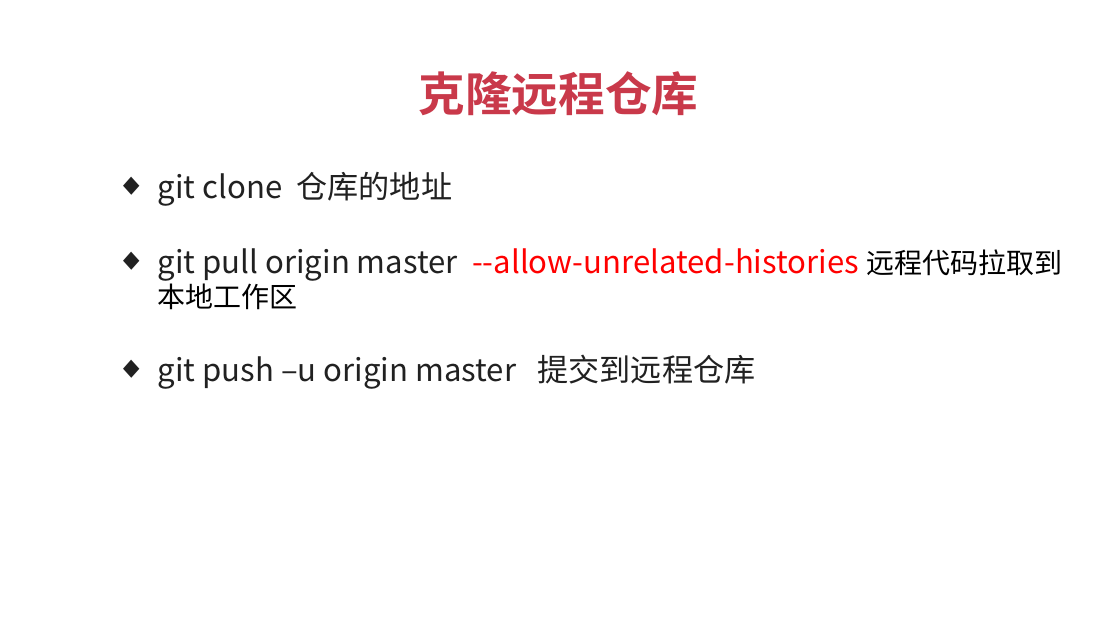
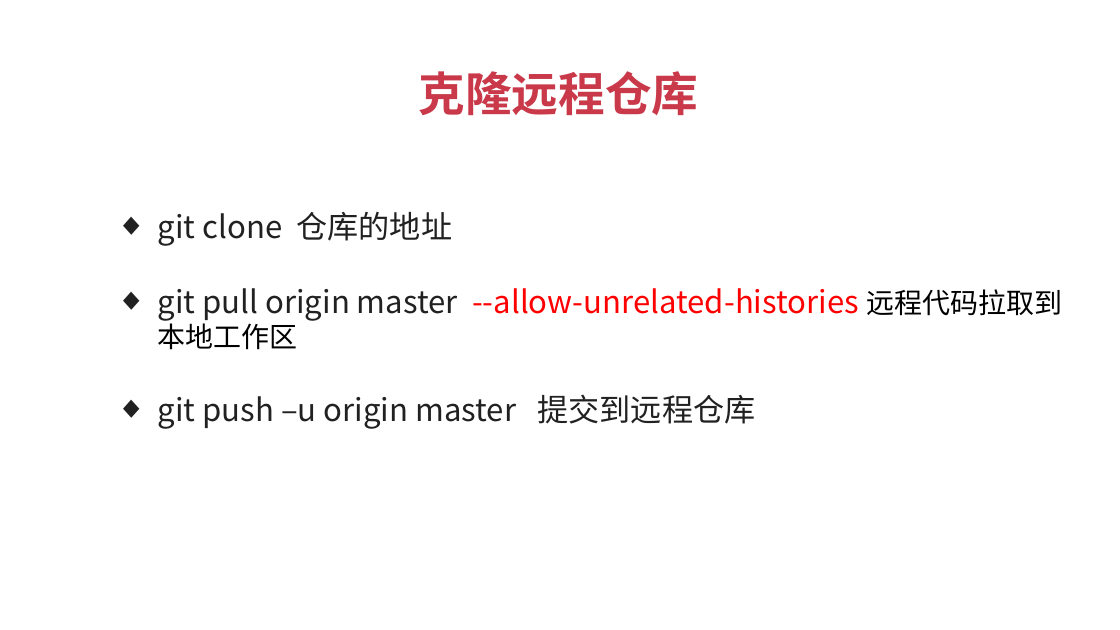
Before and after one commit to JSFFZL/Courseware-PPT, a slide deck: slide 11 of github.pptx. Drawn at 1120x630 pixels with LibreOffice and Linux fonts; fonts in the diff are those of the drawing; background and template pictures are left out. Boxes give left, top, right and bottom in pixels: in the first picture for what was removed or moved away, otherwise in the second. Text is boxed around its words. In the diff, an @@ line names an element or a change of style, - is before the commit and + after.

```diff
--- a/github.pptx
+++ b/github.pptx
@@ text "git clone 仓库的地址" moved from (x1=158, y1=172, x2=1062, y2=389) to (x1=158, y1=212, x2=1062, y2=429) @@
```
Also in this commit, not shown: 1 other file.
